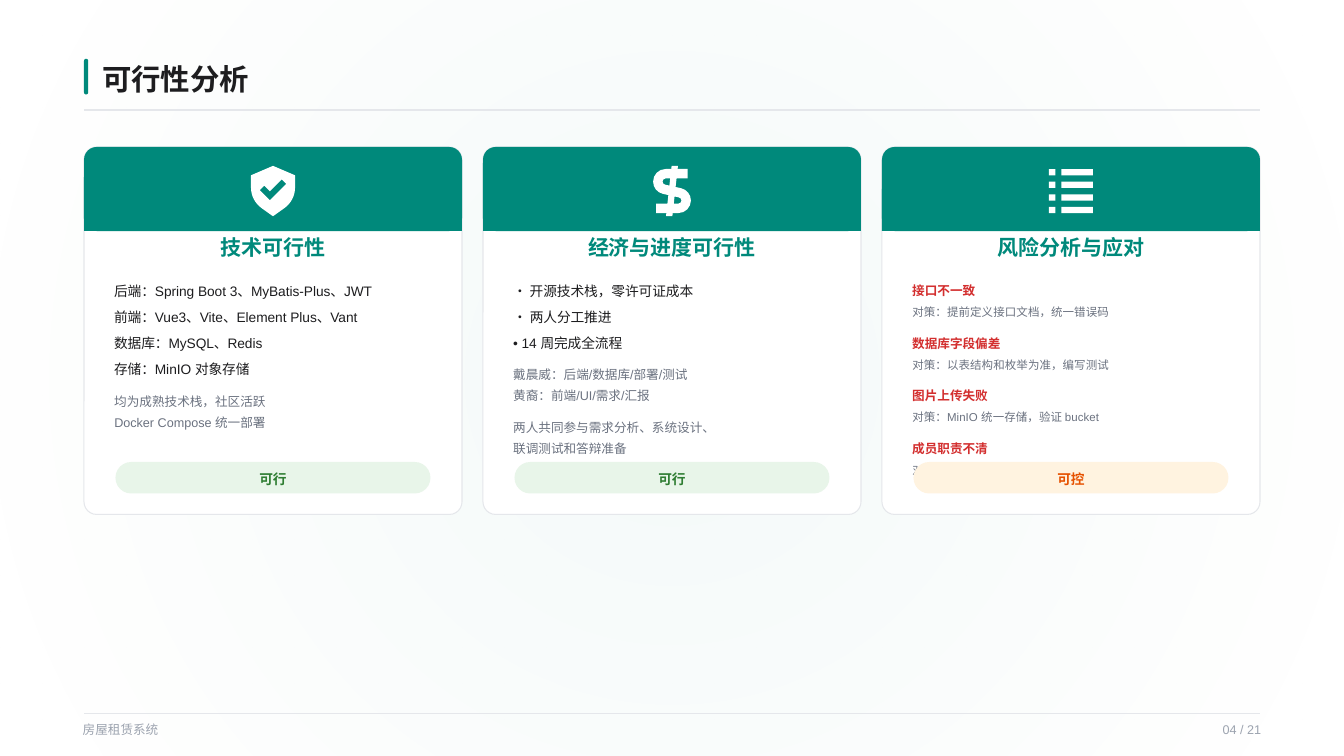
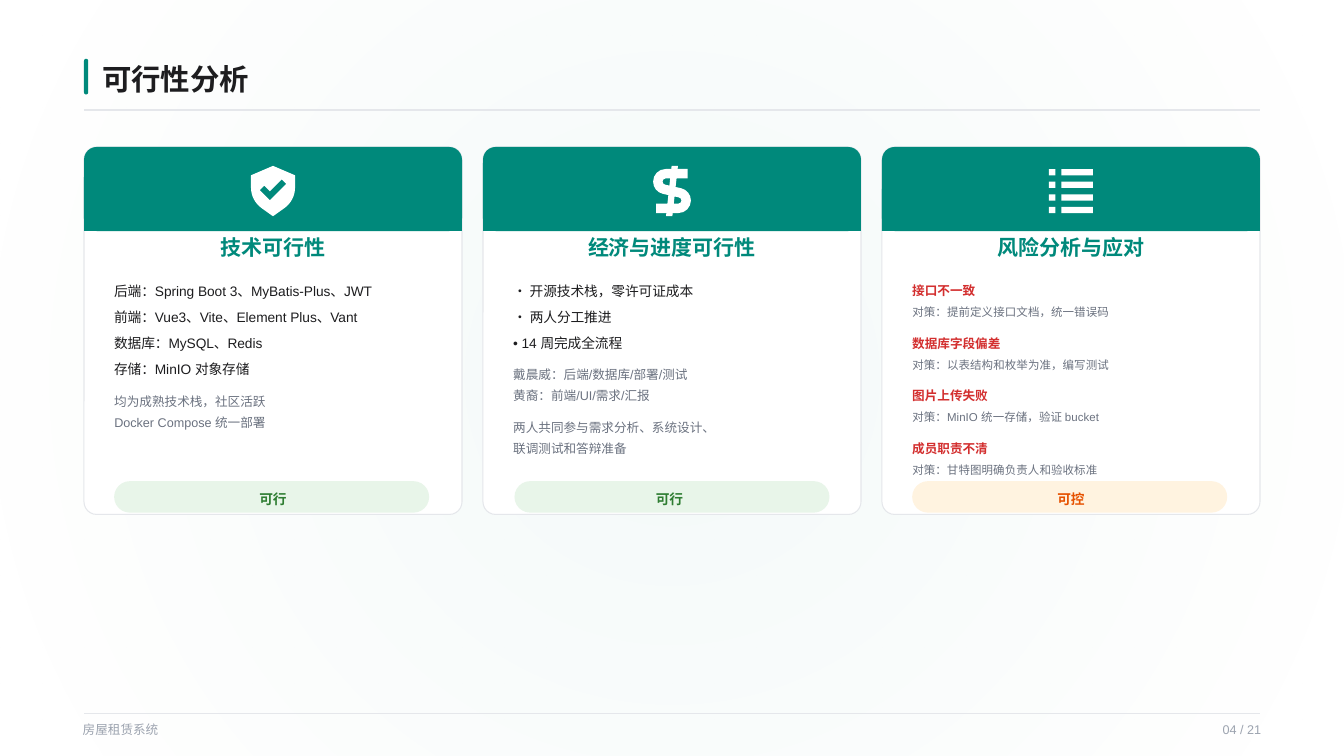
Before and after one commit to uio-123/lease, a slide deck: slide 4 of 房屋租赁系统答辩_20260610_164215.pptx. Drawn at 1344x756 pixels with LibreOffice and Linux fonts; fonts in the diff are those of the drawing. Boxes give left, top, right and bottom in pixels: in the first picture for what was removed or moved away, otherwise in the second. Text is boxed around its words. In the diff, an @@ line names an element or a change of style, - is before the commit and + after.

```diff
--- a/房屋租赁系统答辩_20260610_164215.pptx
+++ b/房屋租赁系统答辩_20260610_164215.pptx
@@ 3 texts, 3 rounded rectangles: place and size @@
-3 texts, 3 rounded rectangles at [116, 462, 1228, 493]
+3 texts, 3 rounded rectangles at [114, 481, 1227, 512]
```
Also in this commit, not shown: 4 other slides changed, 2 other files.
